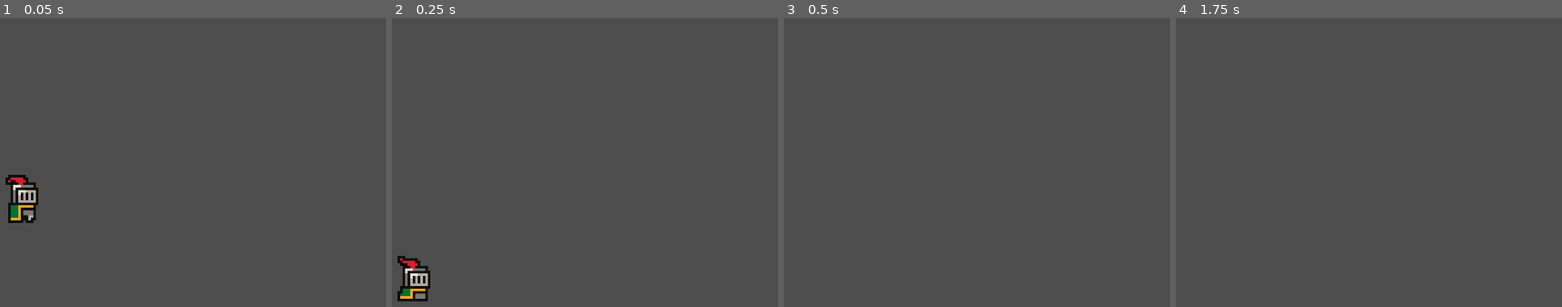
Above: before the commit, frames 1-4 (left to right).
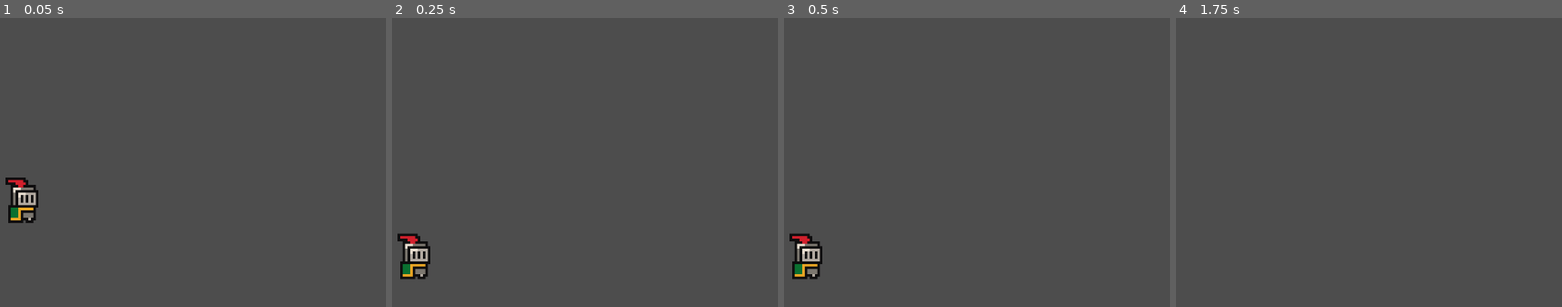
Above: after the commit, the same moments.

Repository: brccabral/Godot_FirstGame
Game: Godot game, scene res://scenes/game.tscn
The game is run twice, just before and just after one commit, with the same random seed, the same clock (stepped at 60 frames per second) and the same inputs.
Inputs:
- Up to frame 1 (0.05 s): no input
- Up to frame 2 (0.25 s): no input
- Up to frame 3 (0.5 s): no input
- Up to frame 4 (1.75 s): tap Enter (ui_accept) at 0.5, 0.77, 1.52 s; hold Right (ui_right) from 0.53 s (still down)

The runs differ from the first frame. In frame 1, 0.5% of the frame differs, in the area x 2-10%, y 54-70%; in frame 2, 1.5%, in the area x 1-10%, y 74-99%; in frame 3, 1.0%; in frame 4, nothing differs.

Commit message:
added infinity boundary

Diff:
--- a/scenes/game.tscn
+++ b/scenes/game.tscn
@@ -1,6 +1,8 @@
-[gd_scene load_steps=2 format=3 uid="uid://vkubqytk6806"]
+[gd_scene load_steps=3 format=3 uid="uid://vkubqytk6806"]
 
 [ext_resource type="PackedScene" uid="uid://yiytm7jq08x7" path="res://scenes/player.tscn" id="1_q1h4q"]
+
+[sub_resource type="WorldBoundaryShape2D" id="WorldBoundaryShape2D_2e7hg"]
 
 [node name="Game" type="Node2D"]
 
@@ -10,3 +12,9 @@
 [node name="Camera2D" type="Camera2D" parent="."]
 position = Vector2(97, 62)
 zoom = Vector2(4, 4)
+
+[node name="StaticBody2D" type="StaticBody2D" parent="."]
+position = Vector2(97, 93)
+
+[node name="CollisionShape2D" type="CollisionShape2D" parent="StaticBody2D"]
+shape = SubResource("WorldBoundaryShape2D_2e7hg")
--- a/scenes/player.tscn
+++ b/scenes/player.tscn
@@ -50,7 +50,7 @@
 sprite_frames = SubResource("SpriteFrames_lst3o")
 animation = &"idle"
 autoplay = "idle"
-frame_progress = 0.499818
+frame_progress = 0.948332
 
 [node name="CollisionShape2D" type="CollisionShape2D" parent="."]
 position = Vector2(0, -5)
